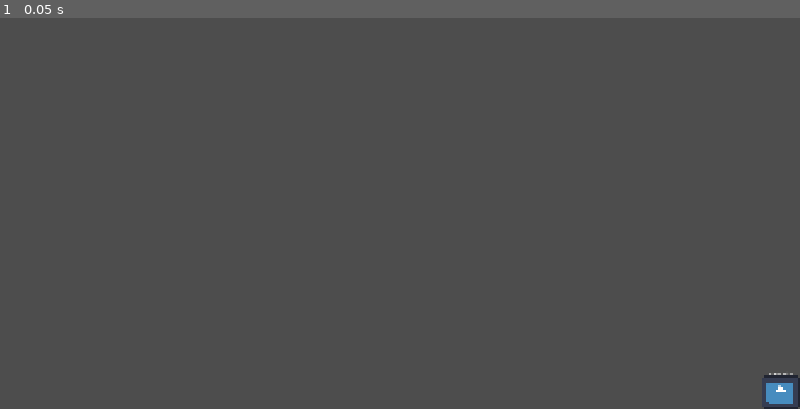
Above: before the commit, frame 1.
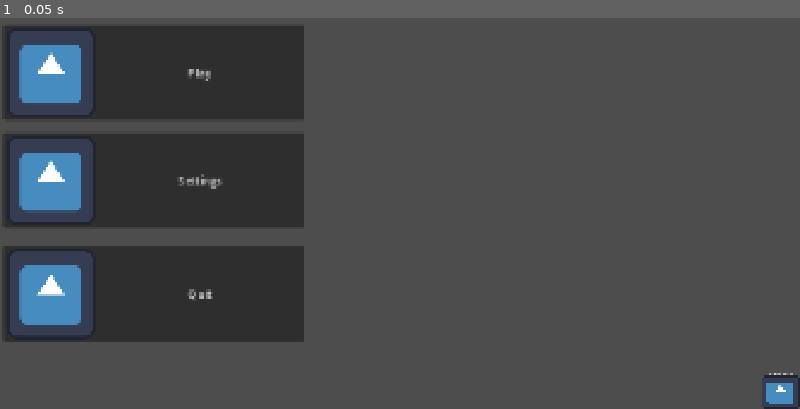
Above: after the commit, the same moment.

Repository: fliro76/New-Game-1
Game: Godot game, scene res://1.Levels/1.Main Menu.tscn
Two runs of this game, one before a commit and one after it. Both use one fixed random seed, a clock stepped at 60 frames per second and the inputs below. The engine's default icon, where the game draws it, is replaced by a stand-in: a white triangle on a blue panel in a dark square.
Inputs:
- Up to frame 1 (0.05 s): no input

The runs differ from the first frame. In frame 1, 24% of the frame differs, in the area x 0-38%, y 2-83%.

Commit message:
Added Buttons
Added the Play, Settings and Quit buttons.

Diff:
--- a/1.Levels/1.Main Menu.tscn
+++ b/1.Levels/1.Main Menu.tscn
@@ -1,6 +1,7 @@
 [gd_scene format=3 uid="uid://cli1c5oa7qhqk"]
 
 [ext_resource type="Texture2D" uid="uid://dh6lttmk2k50s" path="res://2.Assets/icon.svg" id="1_4ceyp"]
+[ext_resource type="Script" uid="uid://d32eu4sjvkhlr" path="res://3.Scripts/1. Menus/Play.gd" id="2_r8kir"]
 
 [node name="Node2D" type="Node2D" unique_id=1546405070]
 position = Vector2(960, 540)
@@ -24,3 +25,48 @@
 metadata/_edit_use_anchors_ = true
 
 [node name="Menu Buttons" type="Node2D" parent="." unique_id=948131727]
+
+[node name="ItemList" type="Control" parent="Menu Buttons" unique_id=544403041]
+layout_mode = 3
+anchors_preset = 0
+offset_left = -952.0
+offset_top = -509.0
+offset_right = -522.0
+offset_bottom = 15.0
+scale = Vector2(1.6799996, 1.6799996)
+
+[node name="Play" type="Button" parent="Menu Buttons/ItemList" unique_id=1008838510]
+layout_mode = 1
+anchors_preset = -1
+anchor_right = 1.0
+anchor_bottom = 0.10700001
+offset_top = 76.1905
+offset_bottom = 156.12248
+grow_horizontal = 2
+text = "Play"
+icon = ExtResource("1_4ceyp")
+script = ExtResource("2_r8kir")
+
+[node name="Settings" type="Button" parent="Menu Buttons/ItemList" unique_id=1401081623]
+layout_mode = 1
+anchors_preset = -1
+anchor_right = 1.0
+anchor_bottom = 0.10700001
+offset_top = 230.0
+offset_bottom = 229.93199
+grow_horizontal = 2
+text = "Settings"
+icon = ExtResource("1_4ceyp")
+
+[node name="Quit" type="Button" parent="Menu Buttons/ItemList" unique_id=735570871]
+layout_mode = 1
+anchors_preset = -1
+anchor_right = 1.0
+anchor_bottom = 0.10700001
+offset_top = 392.262
+offset_bottom = 472.19397
+grow_horizontal = 2
+text = "Quit"
+icon = ExtResource("1_4ceyp")
+
+[connection signal="pressed" from="Menu Buttons/ItemList/Play" to="Menu Buttons/ItemList/Play" method="_on_pressed"]
--- /dev/null
+++ b/3.Scripts/1. Menus/Play.gd
@@ -0,0 +1,11 @@
+extends Node
+
+
+# Called when the node enters the scene tree for the first time.
+func _ready() -> void:
+	pass # Replace with function body.
+
+
+
+func _on_pressed():
+	print("Hello World")
Not shown, added: 3.Scripts/1. Menus/Play.gd.uid
